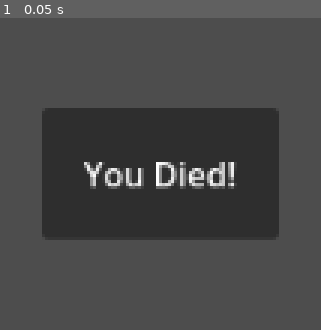
Above: before the commit, frame 1.
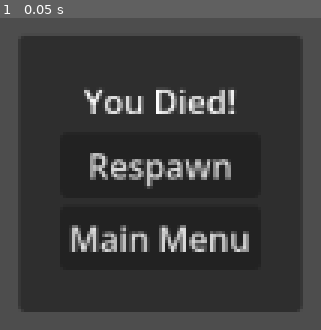
Above: after the commit, the same moment.

Repository: TheHumanMRP/RPG-Life-Tracker
Game: Godot game, scene res://Folders/Systems/UIMenus/death_menu.tscn
Same seed, same stepped clock (60 frames per second), same inputs: the game is played once before the commit and once after it. This scene is started directly instead of the project's main scene. The engine's default icon, where the game draws it, is replaced by a stand-in: a white triangle on a blue panel in a dark square.
Inputs:
- Up to frame 1 (0.05 s): no input

The runs differ from the first frame. In frame 1, 50% of the frame differs, in the area x 6-94%, y 5-95%.

Commit message:
Auto commit at 2026-08-09 17:32:00

Diff:
--- a/Folders/Systems/UIMenus/death_menu.tscn
+++ b/Folders/Systems/UIMenus/death_menu.tscn
@@ -23,6 +23,15 @@
 [node name="VBoxContainer" type="VBoxContainer" parent="MarginContainer" unique_id=53722514]
 layout_mode = 2
 
-[node name="Label" type="Label" parent="MarginContainer/VBoxContainer" unique_id=1269859127]
+[node name="You_Died" type="Label" parent="MarginContainer/VBoxContainer" unique_id=1269859127]
 layout_mode = 2
 text = "You Died!"
+horizontal_alignment = 1
+
+[node name="Respawn" type="Button" parent="MarginContainer/VBoxContainer" unique_id=1389422413]
+layout_mode = 2
+text = "Respawn"
+
+[node name="Main_Menu" type="Button" parent="MarginContainer/VBoxContainer" unique_id=1482938906]
+layout_mode = 2
+text = "Main Menu"
Not shown, added: export_presets.cfg
